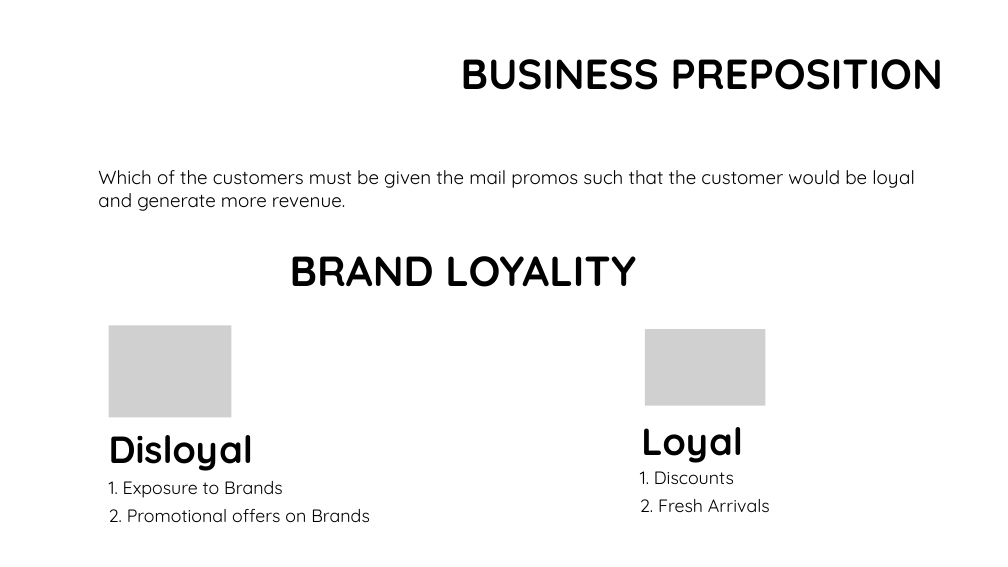
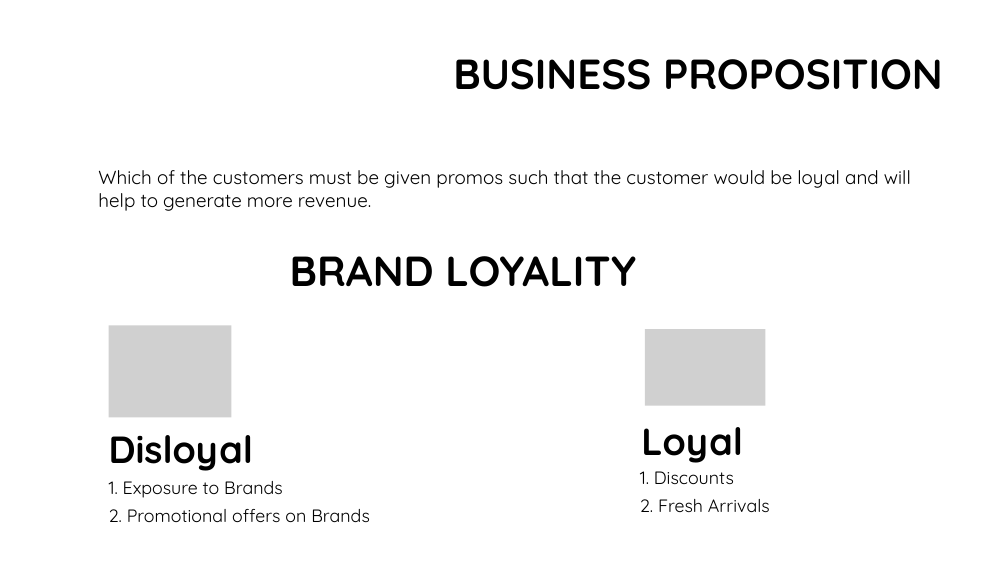
Before and after one commit to kunal1709/64060_-ksharm11, a slide deck: slide 2 of Final_Exam/FinalProject_ConsumerSegmentation.pptx. Drawn at 1008x567 pixels with LibreOffice and Linux fonts; fonts in the diff are those of the drawing; grey boxes stand for pictures; background and template pictures are left out. Boxes give left, top, right and bottom in pixels: in the first picture for what was removed or moved away, otherwise in the second. Text is boxed around its words. In the diff, an @@ line names an element or a change of style, - is before the commit and + after.

```diff
--- a/Final_Exam/FinalProject_ConsumerSegmentation.pptx
+++ b/Final_Exam/FinalProject_ConsumerSegmentation.pptx
@@ text at [453,59,943,90]: text changed @@
-BUSINESS PREPOSITION
+BUSINESS PROPOSITION
@@ text at [98,170,911,211]: text changed @@
-Which of the customers must be given the mail promos such that the customer would be loyal and generate more revenue.
+Which of the customers must be given promos such that the customer would be loyal and will help to generate more revenue.
```
Also in this commit, not shown: 2 other slides changed, 5 other files.
